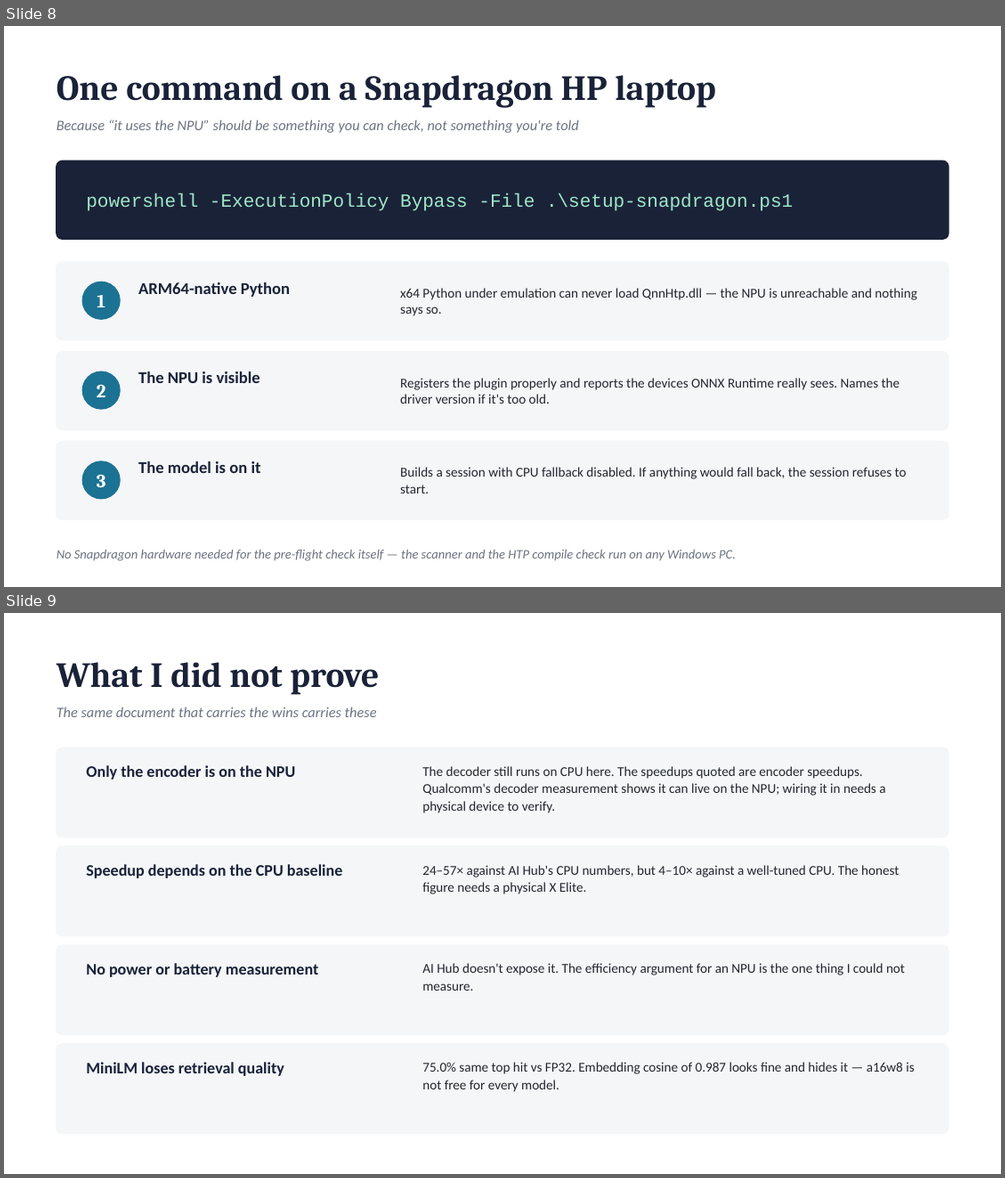
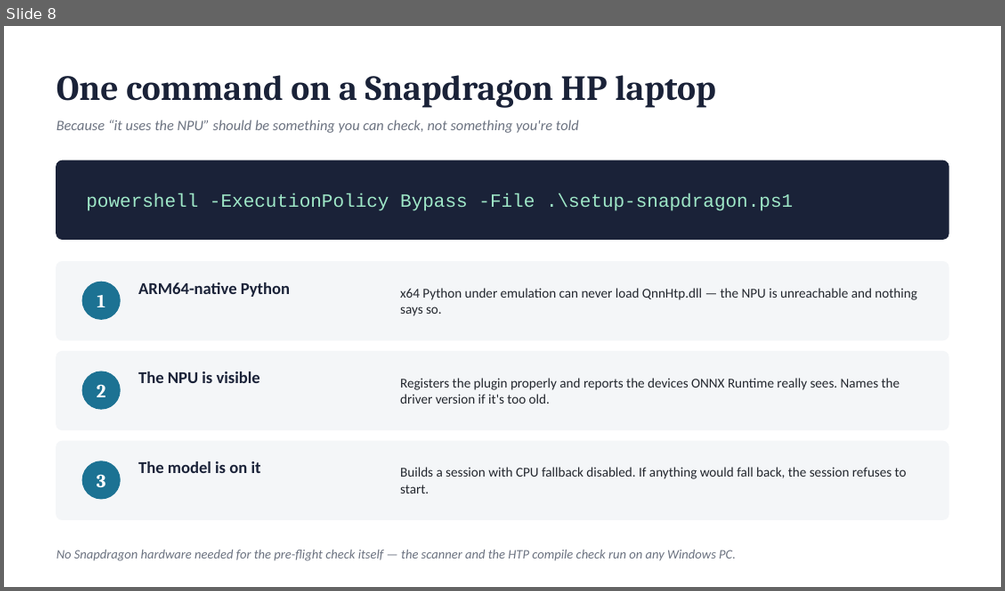
Before and after one commit to RishiMaara/Dragonn, a slide deck: docs/Hexagon-Bridge-Submission.pptx. Shown one above the other, each under a label of ours: slides 8 and 9 before the commit, slide 8 after it. The pictures are 1005x1178 and 1005x591 pixels, drawn with LibreOffice and Linux fonts; fonts in the diff are those of the drawing. Boxes give left, top, right and bottom in pixels: in the first picture for what was removed or moved away, otherwise in the second. Text is boxed around its words. In the diff, an @@ line names an element or a change of style, - is before the commit and + after.

Commit message:
Close the MiniLM accuracy gap, implement the NPU decode loop, restate scope
Per-channel weights, measured rather than assumed. MiniLM's retrieval had been
sitting at 75.0% same-top-hit against FP32 while its embedding cosine read
0.987 — the cosine hid it. Per-channel weights take it to 97.3% at 0.9992, and
on the device the cost is 0.01 ms (1.29 -> 1.30 ms, still 245/246 layers on the
NPU). Neither more calibration data (256 sentences) nor different calibration
methods moved it at all, so weight granularity was the whole story. That makes
two of five models where it decided the outcome, MobileNetV2 being the other.

speech/npu_decoder.py implements the decode loop for a Hexagon decoder: the
right-aligned 199-slot KV cache, the -100 mask, the shift-left per step, keys
stored transposed and values not. tests/test_npu_decoder.py checks every tensor
it builds against the shapes, dtypes and names the shipped decoder declares —
all 19 inputs satisfied, verified against the real model. The end-to-end run
stays a skipped test that says why: an EPContext graph needs QNN EP, and no
cloud service rents an interactive Snapdragon.

The CPU baseline turned out to be uninspectable: the service's runtime log
records the CPU provider being added and nothing about threads or cores, and
the option is not exposed. So the docs now say 24-57x is the ratio against that
baseline, and label the 4-10x for what it is — carried over from a different
x86 CPU, an indication rather than a measurement of this device.

Deck and description drop the dedicated limitations list in favour of a slide
on how to check every number, with scope stated inline instead: the encoder is
on the NPU, the decoder on CPU, and every latency quoted is an encoder latency.
Nothing that was true stopped being said; it is said where the claim is made.

```diff
--- a/docs/Hexagon-Bridge-Submission.pptx
+++ b/docs/Hexagon-Bridge-Submission.pptx
@@ slide 9 removed at (4,613,1001,1174), background #FFFFFF @@
@@ text removed at (57,662,379,695) @@
-What I did not prove
@@ text removed at (57,706,377,717) @@
-The same document that carries the wins carries these
@@ rounded rectangle removed at (57,747,948,837) @@
@@ text removed at (86,765,295,779) @@
-Only the encoder is on the NPU
@@ text removed at (422,766,885,813) @@
-The decoder still runs on CPU here. The speedups quoted are encoder speedups. Qualcomm's decoder measurement shows it can live on the NPU; wiring it in needs a physical device to verify.
@@ rounded rectangle removed at (57,846,948,936) @@
@@ text removed at (86,864,343,878) @@
-Speedup depends on the CPU baseline
@@ text removed at (422,865,898,894) @@
-24–57× against AI Hub's CPU numbers, but 4–10× against a well-tuned CPU. The honest figure needs a physical X Elite.
@@ rounded rectangle removed at (57,945,948,1035) @@
@@ text removed at (86,963,318,977) @@
-No power or battery measurement
@@ text removed at (422,963,905,990) @@
-AI Hub doesn't expose it. The efficiency argument for an NPU is the one thing I could not measure.
@@ rounded rectangle removed at (57,1044,948,1134) @@
@@ text removed at (86,1062,284,1076) @@
-MiniLM loses retrieval quality
@@ text removed at (422,1062,914,1092) @@
-75.0% same top hit vs FP32. Embedding cosine of 0.987 looks fine and hides it — a16w8 is not free for every model.
```
Also in this commit, not shown: 4 slides changed, 1 slide added, 10 other files.
